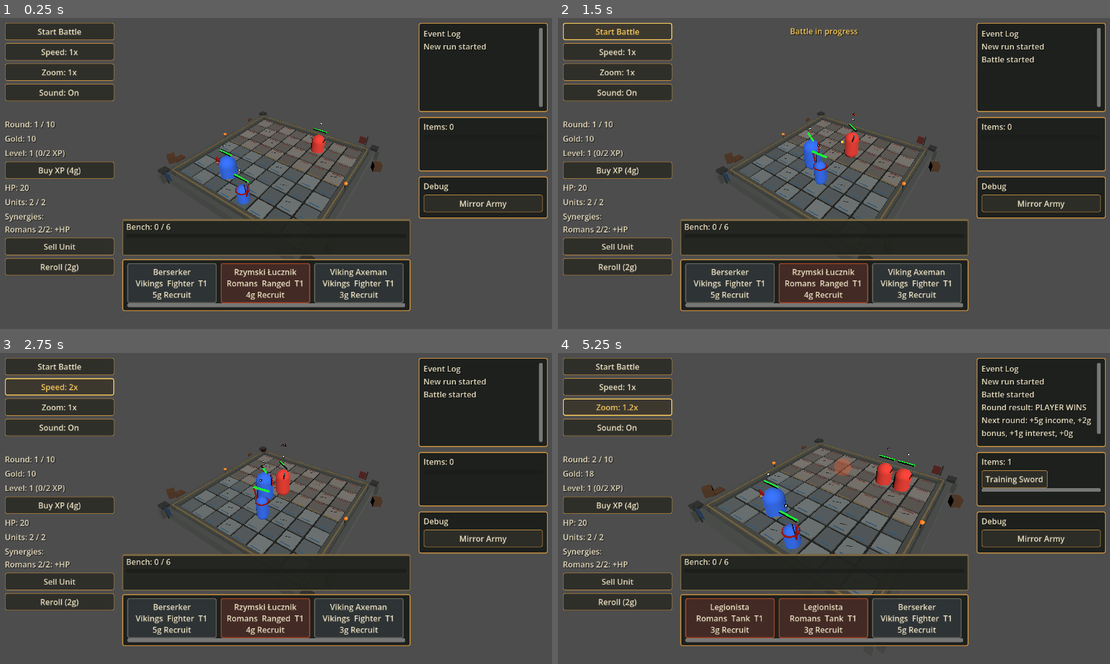
Above: before the commit, frames 1-4 (two rows, left to right).
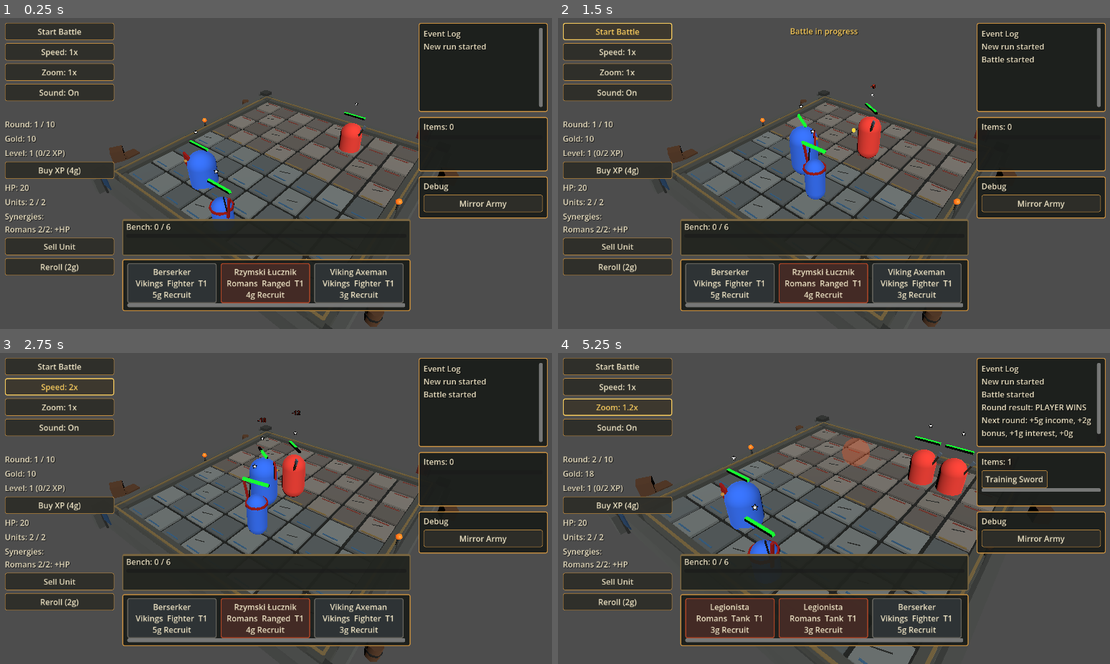
Above: after the commit, the same moments.

Repository: janmgryka-bit/warmarket
Game: Godot game, scene res://scenes/Main.tscn
The game is run twice, just before and just after one commit, with the same random seed, the same clock (stepped at 60 frames per second) and the same inputs.
Inputs:
- Up to frame 1 (0.25 s): no input
- Up to frame 2 (1.5 s): click "Start Battle" at 0.5 s; click "Start Battle" at 1.25 s
- Up to frame 3 (2.75 s): click "Speed: 1x" at 2 s
- Up to frame 4 (5.25 s): click "Speed: 2x" at 2.75 s; click "Speed: 4x" at 3.5 s; click "Next Round" at 4.25 s; click "Zoom: 1x" at 5 s

The runs differ from the first frame. In frame 1, 8.8% of the frame differs, in the area x 18-84%, y 23-100%; in frame 2, 8.8%; in frame 3, 8.7%; in frame 4, 13%, in the area x 10-90%, y 20-100%.

Commit message:
Improve arena camera composition

Diff:
--- a/godot_project/war-market/scenes/Main.tscn
+++ b/godot_project/war-market/scenes/Main.tscn
@@ -82,8 +82,9 @@
 transform = Transform3D(0.70710677, -0.49999997, 0.49999997, 0, 0.70710677, 0.70710677, -0.70710677, -0.49999997, 0.49999997, 0, 0, 0)
 
 [node name="Camera3D" type="Camera3D" parent="." unique_id=2125345866]
-transform = Transform3D(0.81915206, -0.43938506, 0.36868784, 0, 0.64278764, 0.76604444, -0.57357645, -0.62750685, 0.5265408, 7, 10, 10)
+transform = Transform3D(0.7907237, -0.44760382, 0.41823506, 0, 0.6828025, 0.73060274, -0.6121732, -0.5775709, 0.5398078, 6.35, 8.3, 8.65)
 current = true
+fov = 58.0
 
 [node name="ArenaFloor" type="MeshInstance3D" parent="." unique_id=440429076]
 transform = Transform3D(1, 0, 0, 0, 1, 0, 0, 0, 1, 0, 0.15, 0)
--- a/godot_project/war-market/scripts/game.gd
+++ b/godot_project/war-market/scripts/game.gd
@@ -422,7 +422,7 @@
 	if camera == null:
 		return
 	default_camera_position = camera.global_position
-	camera_focus_position = Vector3.ZERO
+	camera_focus_position = Vector3(0.0, 0.65, 0.45)
 	focus_camera_on_board()
 
 func focus_camera_on_board() -> void:
